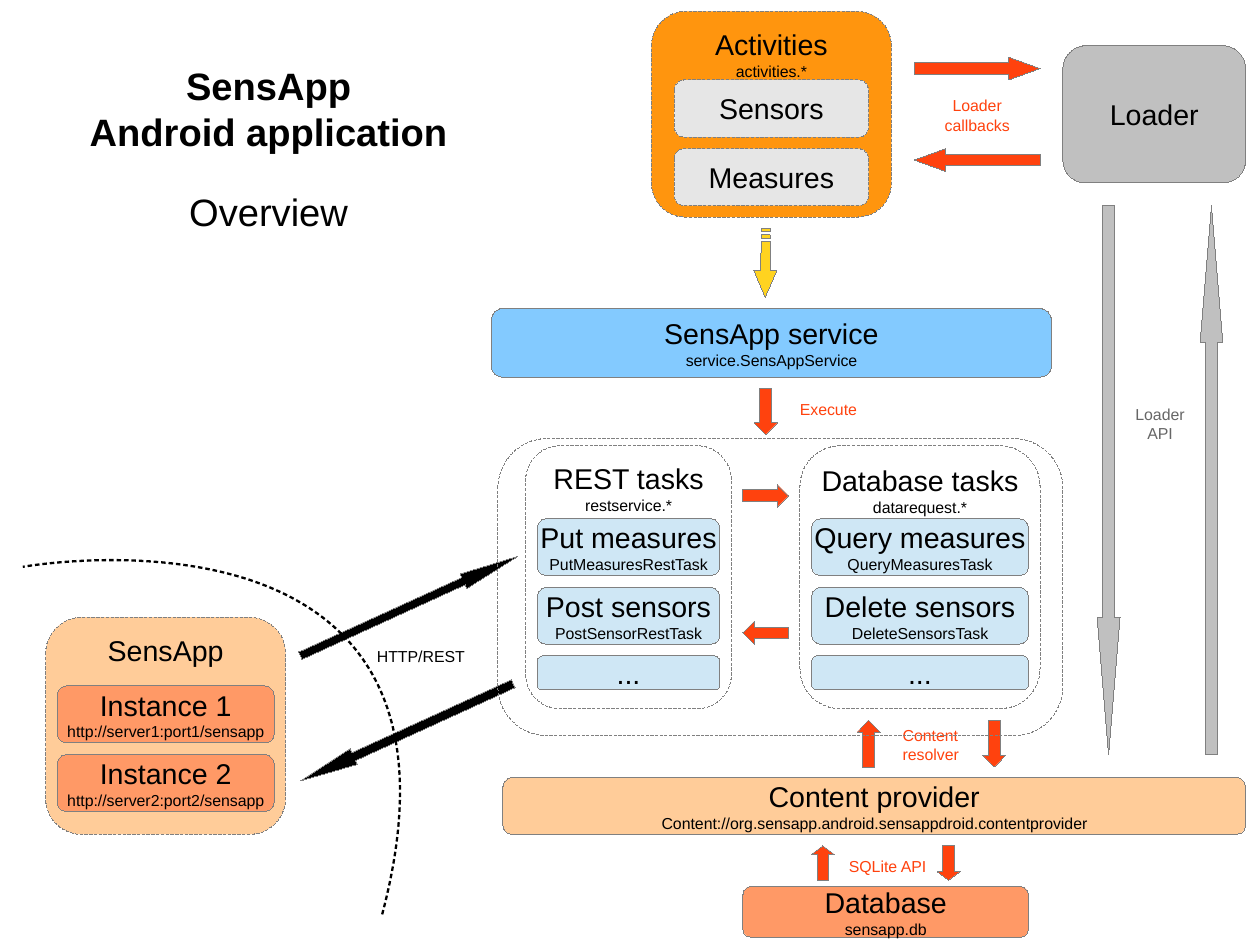
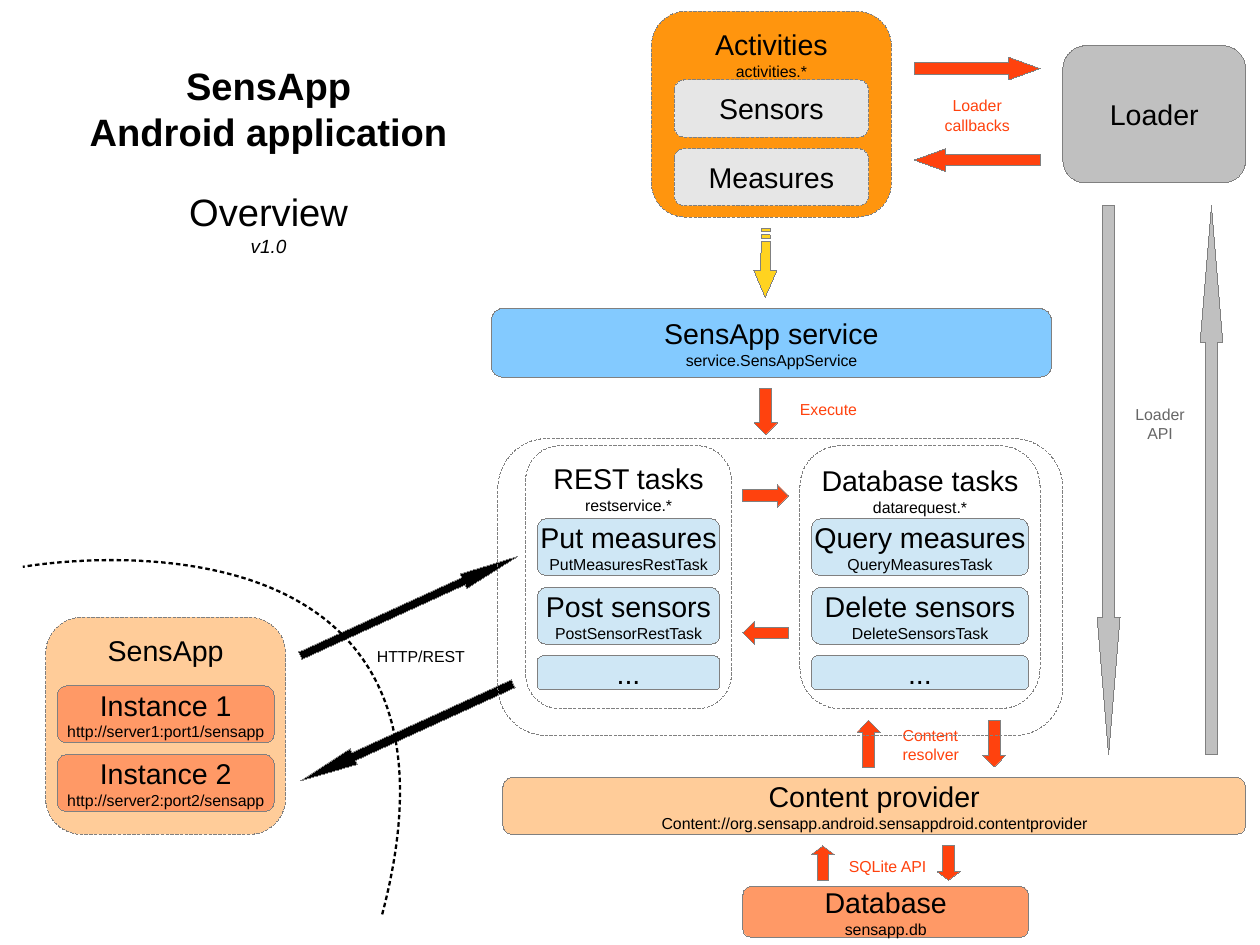
Before and after one commit to SINTEF-9012/sensapp-android, a slide deck: slide 1 of doc/sensapp_overview.odp. Drawn at 1260x945 pixels with LibreOffice and Linux fonts; fonts in the diff are those of the drawing. Boxes give left, top, right and bottom in pixels: in the first picture for what was removed or moved away, otherwise in the second. Text is boxed around its words. In the diff, an @@ line names an element or a change of style, - is before the commit and + after.

```diff
--- a/doc/sensapp_overview.odp
+++ b/doc/sensapp_overview.odp
@@ text at [251,239,287,254]: paragraph added @@
+v1.0
```
Also in this commit, not shown: 1 other slide changed.
